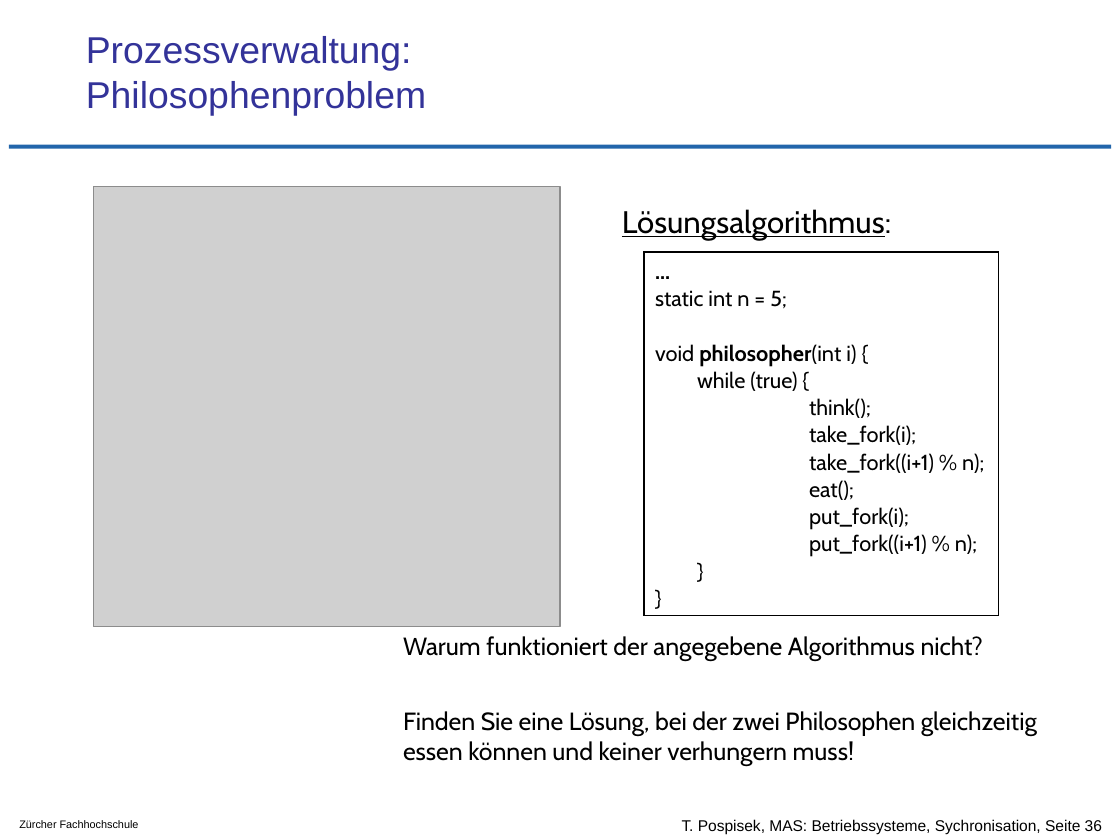
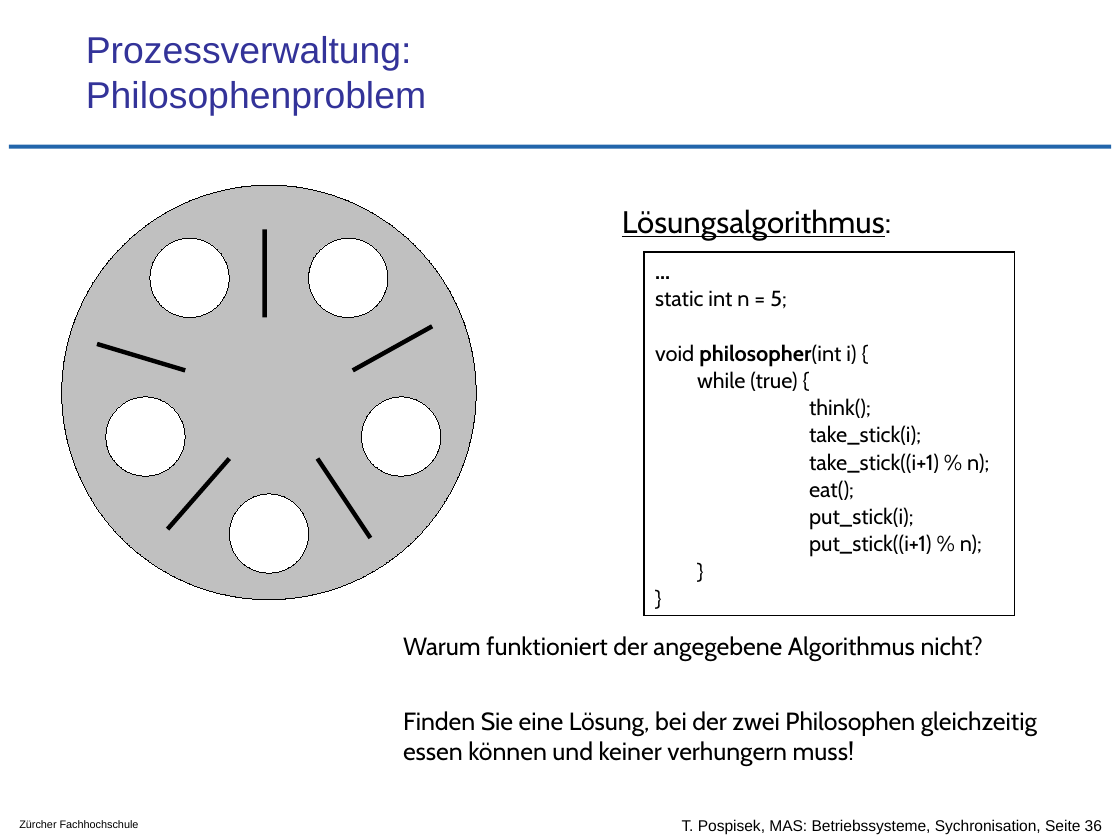
Before and after one commit to tpo/betriebssysteme, a slide deck: slide 36 of 07_Koordination_und_Synchronisation_Sperren_und_Semaphore.odp. Drawn at 1120x840 pixels with LibreOffice and Linux fonts; fonts in the diff are those of the drawing; grey boxes stand for pictures; background and template pictures are left out. Boxes give left, top, right and bottom in pixels: in the first picture for what was removed or moved away, otherwise in the second. Text is boxed around its words. In the diff, an @@ line names an element or a change of style, - is before the commit and + after.

```diff
--- a/07_Koordination_und_Synchronisation_Sperren_und_Semaphore.odp
+++ b/07_Koordination_und_Synchronisation_Sperren_und_Semaphore.odp
@@ picture removed at <box>93,187,560,627</box> @@
@@ rectangle "...": place and size @@
-rectangle "..." at <box>644,252,999,616</box>
+rectangle "..." at <box>644,252,1015,616</box>
@@ text in rectangle at <box>809,425,989,473</box>: text changed @@
-take_fork(i);
-take_fork((i+1) % n);
+take_stick(i);
+take_stick((i+1) % n);
@@ group added at <box>62,185,476,599</box>: 6 ellipses, 5 lines @@
@@ text in rectangle at <box>809,507,982,557</box>: text changed @@
-put_fork(i);
-put_fork((i+1) % n);
+put_stick(i);
+put_stick((i+1) % n);
```
Also in this commit, not shown: 4 other slides changed.
